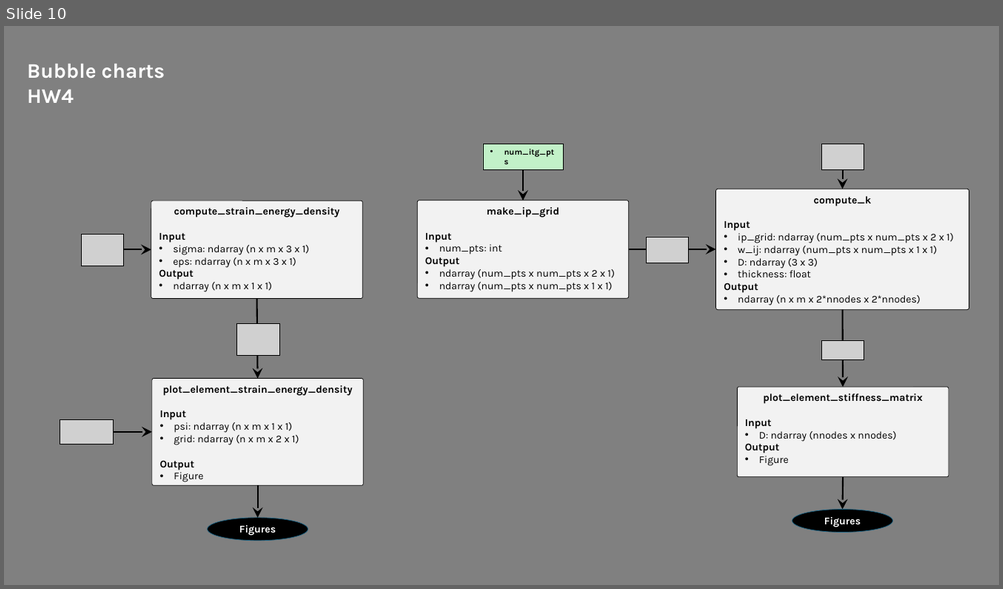
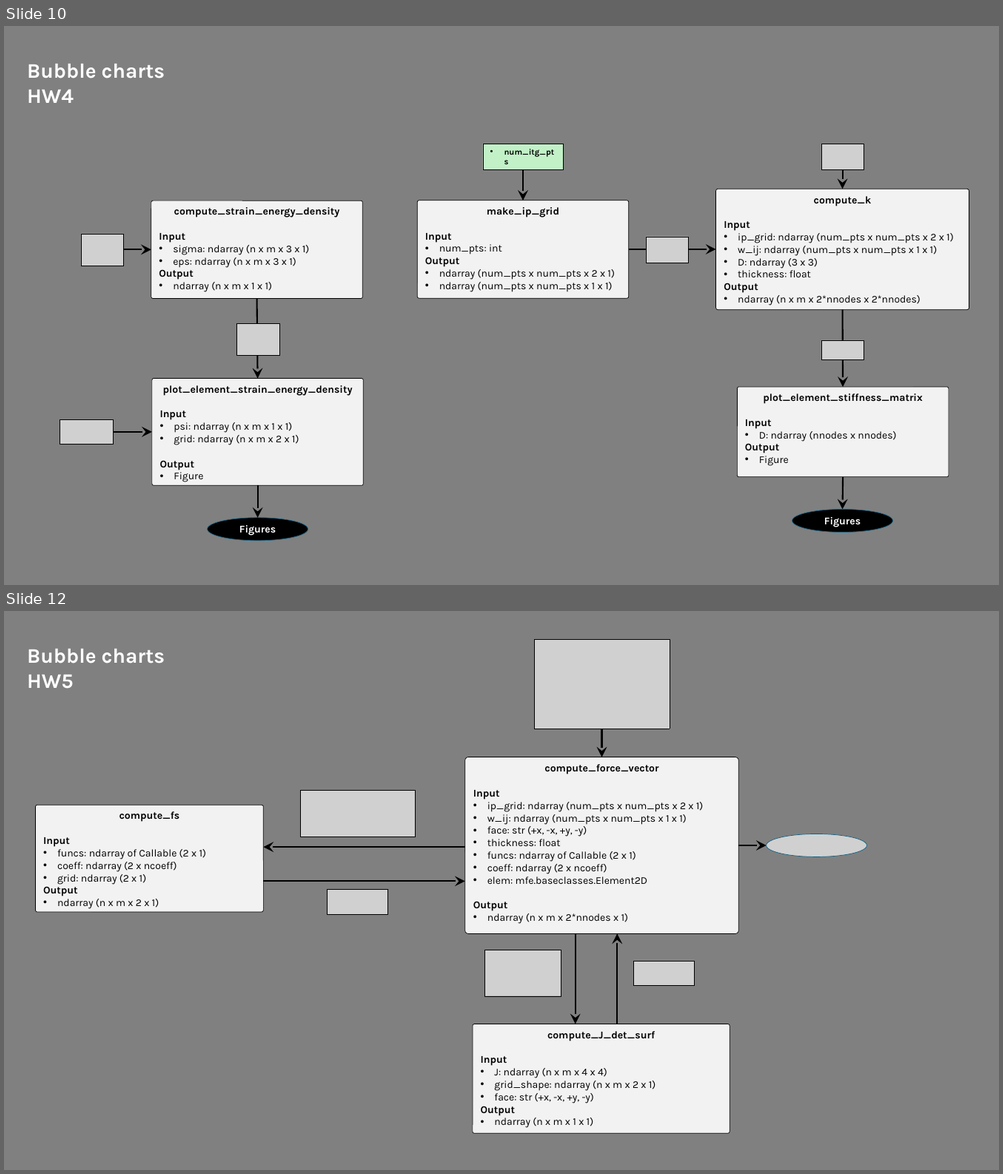
Before and after one commit to mnolaya/theory-of-fea, a slide deck: homeworks/hw_flowcharts.pptx. Shown one above the other, each under a label of ours: slide 10 before the commit, slides 10 and 12 after it; the slides between them are not shown. The pictures are 1003x589 and 1003x1174 pixels, drawn with LibreOffice and Linux fonts; fonts in the diff are those of the drawing; grey boxes stand for pictures. Boxes give left, top, right and bottom in pixels: in the first picture for what was removed or moved away, otherwise in the second. Text is boxed around its words. In the diff, an @@ line names an element or a change of style, - is before the commit and + after.

```diff
--- a/homeworks/hw_flowcharts.pptx
+++ b/homeworks/hw_flowcharts.pptx
@@ slide 12 added at (4,611,999,1170), background #808080 @@
@@ text added at (27,649,165,689), 20 pt, text #FFFFFF, bold @@
+Bubble charts
+HW5
@@ picture added at (534,639,669,729) @@
@@ arrow added from (602, 729) to (602, 758), #000000 1.5 pt @@
@@ rounded rectangle added at (465,758,739,934), fill #F2F2F2, outline #000000 0.5 pt, 10 pt, text #000000 @@
+compute_force_vector
+Input
+• ip_grid: ndarray (num_pts x num_pts x 2 x 1)
+• w_ij: ndarray (num_pts x num_pts x 1 x 1)
+• face: str (+x, -x, +y, -y)
+• thickness: float
+• funcs: ndarray of Callable (2 x 1)
+• coeff: ndarray (2 x ncoeff)
+• elem: mfe.baseclasses.Element2D
+Output
+• ndarray (n x m x 2*nnodes x 1)
@@ rounded rectangle added at (35,805,263,912), fill #F2F2F2, outline #000000 0.5 pt, 10 pt, text #000000 @@
+compute_fs
+Input
+• funcs: ndarray of Callable (2 x 1)
+• coeff: ndarray (2 x ncoeff)
+• grid: ndarray (2 x 1)
+Output
+• ndarray (n x m x 2 x 1)
@@ picture added at (300,790,415,836) @@
@@ arrow added from (465, 848) to (264, 848), #000000 1.5 pt @@
@@ arrow added from (738, 846) to (766, 846), #000000 1.5 pt @@
@@ picture added at (766,834,868,857) @@
@@ arrow added from (264, 882) to (465, 882), #000000 1.5 pt @@
@@ picture added at (327,890,388,914) @@
@@ arrow added from (575, 934) to (575, 1025), #000000 1.5 pt @@
@@ arrow added from (617, 1025) to (617, 934), #000000 1.5 pt @@
@@ picture added at (484,951,560,997) @@
@@ picture added at (633,961,694,985) @@
@@ rounded rectangle added at (472,1025,729,1134), fill #F2F2F2, outline #000000 0.5 pt, 10 pt, text #000000 @@
+compute_J_det_surf
+Input
+• J: ndarray (n x m x 4 x 4)
+• grid_shape: ndarray (n x m x 2 x 1)
+• face: str (+x, -x, +y, -y)
+Output
+• ndarray (n x m x 1 x 1)
```
Also in this commit, not shown: 1 other slide added, 3 slides removed, 4 other files.
